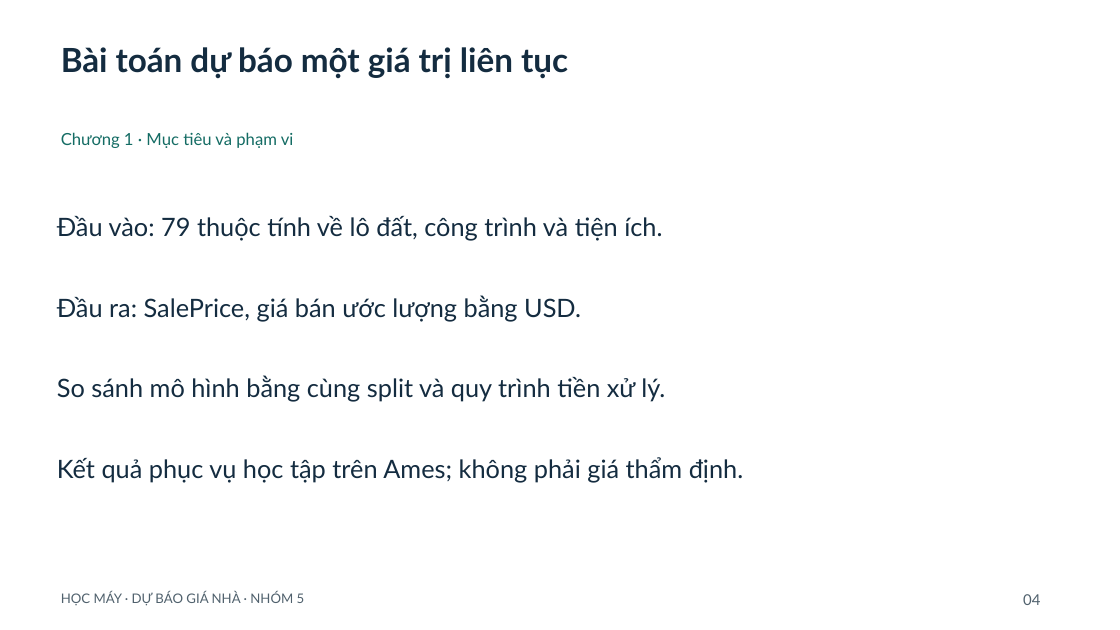
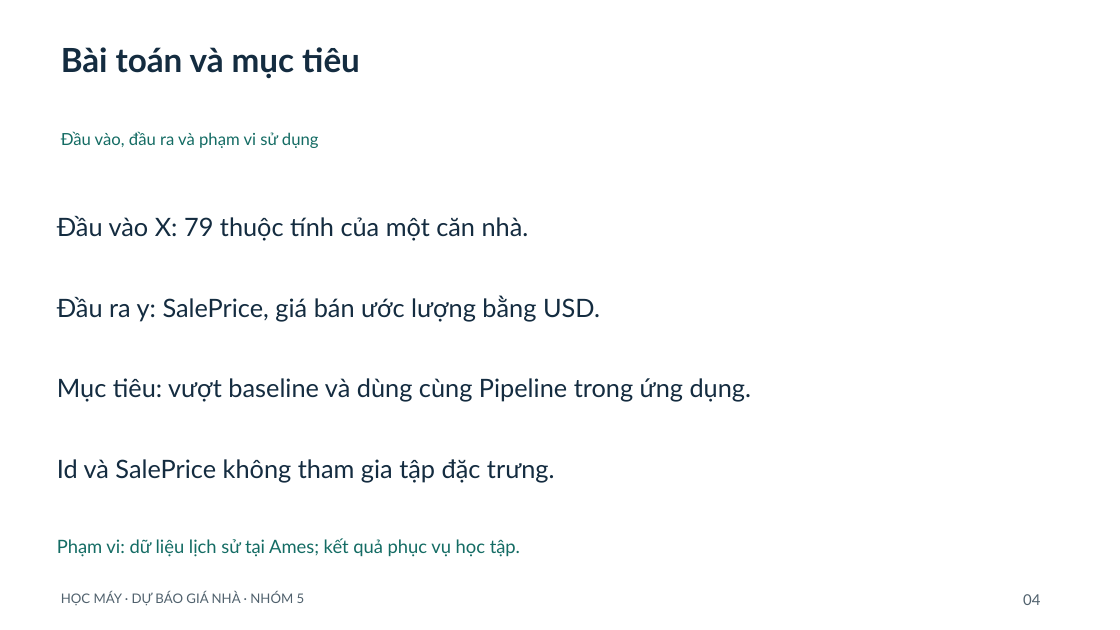
Before and after one commit to ngtd-2609/ames-house-price-prediction, a slide deck: slide 4 of slides/Slide_Hoc_may.pptx. Drawn at 1120x630 pixels with LibreOffice and Linux fonts; fonts in the diff are those of the drawing. Boxes give left, top, right and bottom in pixels: in the first picture for what was removed or moved away, otherwise in the second. Text is boxed around its words. In the diff, an @@ line names an element or a change of style, - is before the commit and + after.

```diff
--- a/slides/Slide_Hoc_may.pptx
+++ b/slides/Slide_Hoc_may.pptx
@@ text at box(61, 47, 360, 79): text changed @@
-Bài toán dự báo một giá trị liên tục
+Bài toán và mục tiêu
@@ text at box(61, 131, 319, 148): text changed @@
-Chương 1 · Mục tiêu và phạm vi
+Đầu vào, đầu ra và phạm vi sử dụng
@@ text at box(57, 216, 529, 241): text changed @@
-Đầu vào: 79 thuộc tính về lô đất, công trình và tiện ích.
+Đầu vào X: 79 thuộc tính của một căn nhà.
@@ text at box(57, 295, 600, 321): text changed @@
-Đầu ra: SalePrice, giá bán ước lượng bằng USD.
+Đầu ra y: SalePrice, giá bán ước lượng bằng USD.
@@ text at box(57, 378, 752, 402): text changed @@
-So sánh mô hình bằng cùng split và quy trình tiền xử lý.
+Mục tiêu: vượt baseline và dùng cùng Pipeline trong ứng dụng.
@@ text at box(57, 459, 555, 482): text changed @@
-Kết quả phục vụ học tập trên Ames; không phải giá thẩm định.
+Id và SalePrice không tham gia tập đặc trưng.
@@ text added at box(57, 538, 520, 557), 15.8 pt, text #146C64 @@
+Phạm vi: dữ liệu lịch sử tại Ames; kết quả phục vụ học tập.
```
Also in this commit, not shown: 19 other slides changed, 4 slides added, 4 slides removed, 1 other file.
